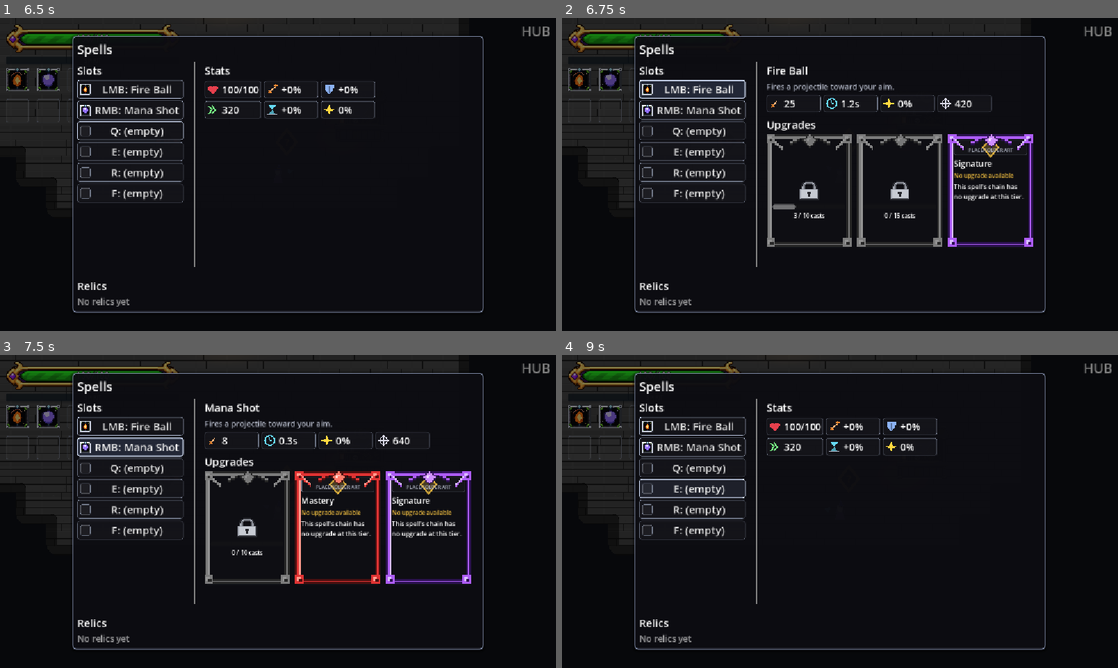
Above: before the commit, frames 1-4 (two rows, left to right).
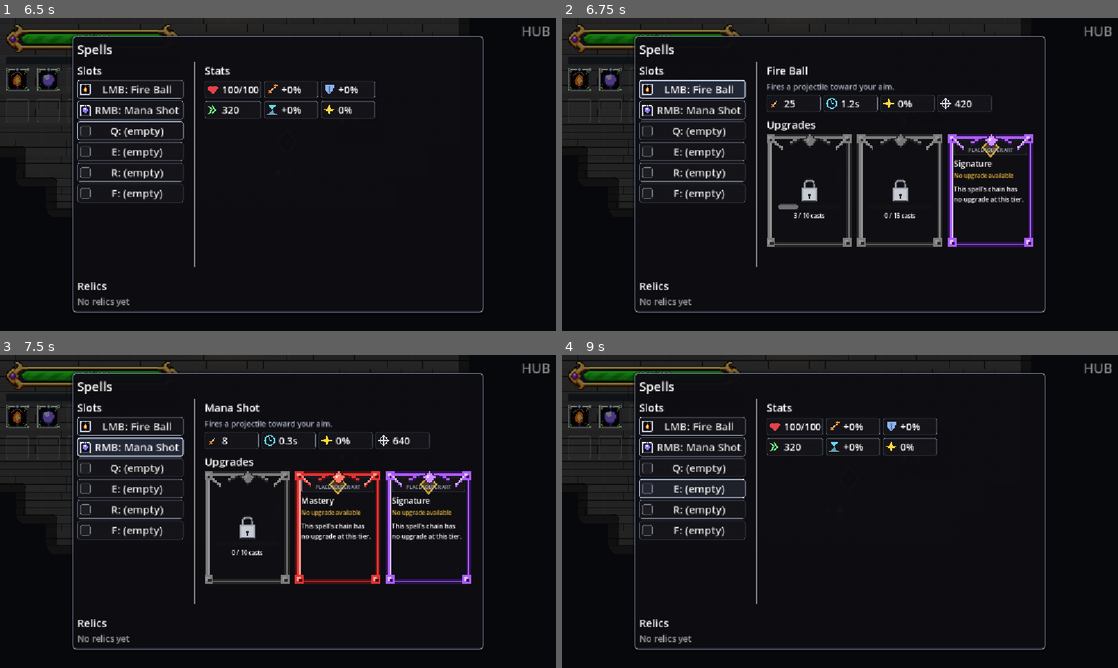
Above: after the commit, the same moments.

Repository: BestestGameStudio/gangU
Game: Godot game, scene res://game/core/main.tscn
Same seed, same stepped clock (60 frames per second), same inputs: the game is played once before the commit and once after it. Sound files missing from this copy of the repository are replaced by a short silence.
Inputs (mouse positions are in pixels of both pictures, inside the frame that each line leads up to):
- Up to frame 1 (6.5 s): tap Enter at 0.5 s; move the mouse to (400, 158) at 0.52 s; hold D (move_right) 0.53-1.25 s; hold Space (cast) 0.53-1.25 s; click (400, 158) at 0.67 s; tap Shift (dash) every 1.5 s from 0.8 to 5.3 s; drag from (166, 190) to (177, 58) at 1.27 s; move the mouse to (333, 105) at 2.02 s; hold D (move_right) 2.03-2.75 s; hold Space (cast) 2.03-2.75 s; drag from (250, 237) to (38, 233) at 2.77 s; move the mouse to (444, 221) at 3.52 s; hold A (move_left) 3.53-4.25 s; hold Tab (equip_panel) 3.53-4.25 s; drag from (111, 127) to (255, 233) at 4.27 s; move the mouse to (305, 174) at 5.02 s; hold S (move_down) 5.03-5.75 s; tap C (use_consumable) at 5.1 s; click (305, 174) at 5.17 s; drag from (194, 96) to (361, 152) at 5.77 s
- Up to frame 2 (6.75 s): click "LMB: Fire Ball" at 6.5 s
- Up to frame 3 (7.5 s): click "RMB: Mana Shot" at 7.25 s
- Up to frame 4 (9 s): click "Q: (empty)" at 8 s; click "E: (empty)" at 8.75 s

Frame 1 is identical in both runs. In frame 2, 0.7% of the frame differs, in the area x 37-84%, y 51-62%; in frame 3, 0.9%, in the area x 42-84%, y 51-60%; in frame 4, nothing differs.

Commit message:
Inset upgrade progress bars and refine lock silhouette

Diff:
--- a/game/ui/upgrade_card.gd
+++ b/game/ui/upgrade_card.gd
@@ -96,7 +96,11 @@
 	progress_bar.custom_minimum_size.y = 10
 	progress_bar.show_percentage = false
 	progress_bar.visible = false
-	_content.add_child(progress_bar)
+	var progress_margin := MarginContainer.new()
+	progress_margin.add_theme_constant_override("margin_left", 12)
+	progress_margin.add_theme_constant_override("margin_right", 12)
+	_content.add_child(progress_margin)
+	progress_margin.add_child(progress_bar)
 	progress_label = Label.new()
 	progress_label.name = "UnlockProgressText"
 	progress_label.horizontal_alignment = HORIZONTAL_ALIGNMENT_CENTER
@@ -116,9 +120,9 @@
 	lock_sign.name = "LockSign"
 	lock_sign.set_anchors_and_offsets_preset(Control.PRESET_CENTER)
 	lock_sign.offset_left = -24
-	lock_sign.offset_top = -24
+	lock_sign.offset_top = -28
 	lock_sign.offset_right = 24
-	lock_sign.offset_bottom = 24
+	lock_sign.offset_bottom = 28
 	lock_sign.visible = false
 	add_child(lock_sign)
 	for child: Control in find_children("*", "Control", true, false):
--- a/tests/ui/test712_upgrade_menu.gd
+++ b/tests/ui/test712_upgrade_menu.gd
@@ -49,6 +49,8 @@
 	var tip: Control = panel._upgrade_cards[0]._make_custom_tooltip("Long upgrade description for hover wrapping")
 	check(tip.get_child(0).autowrap_mode == TextServer.AUTOWRAP_WORD_SMART and tip.get_child(0).custom_minimum_size.x == 288, "upgrade hover text has bounded wrap width")
 	tip.free()
+	check(panel._upgrade_cards.all(func(card): return card.progress_bar.get_global_rect().position.x - card.global_position.x >= 24 and card.get_global_rect().end.x - card.progress_bar.get_global_rect().end.x >= 24), "progress bars inset at least24 pixels from frame")
+	check(UpgradeCard.LOCK_TEXTURE.get_height() > UpgradeCard.LOCK_TEXTURE.get_width(), "SpriteU lock narrower and taller")
 	var plate_size := panel._plate.size
 	panel._on_slot_pressed(2)
 	await tick()
--- a/tools/sprites/specs/upgrade_lock.json
+++ b/tools/sprites/specs/upgrade_lock.json
@@ -1,7 +1,7 @@
 {
   "name": "upgrade-lock",
   "w": 24,
-  "h": 24,
+  "h": 28,
   "palette": {
     "o": "#25262c",
     "s": "#60636b",
@@ -14,26 +14,30 @@
       "rows": [
         "........................",
         "........................",
-        "........oooooooo........",
-        "......oohhhhhhhhoo......",
-        ".....oohhsssssshhoo.....",
-        ".....ohss......ssho.....",
-        "....oohs........shoo....",
-        "....ohhs........shho....",
-        "....ohhs........shho....",
-        "....ohhs........shho....",
-        "...oohhsooooooooshhoo...",
-        "..ohhhhhhhhhhhhhhhhhho..",
-        "..ohllllllllllllllllho..",
-        "..ohllllllllllllllllho..",
-        "..ohlllllloooollllllho..",
-        "..ohlllllloooollllllho..",
-        "..ohllllllloolllllllho..",
-        "..ohllllllloolllllllho..",
-        "..ohllllllloolllllllho..",
-        "..ohllllllllllllllllho..",
-        "..ohssssssssssssssssho..",
-        "..oooooooooooooooooooo..",
+        ".........ooooooo........",
+        ".......oohhhhhhho.......",
+        ".......ohhssssshho......",
+        ".......hss.....sso......",
+        "......ohs.......soo.....",
+        "......ohs.......sho.....",
+        "......ohs.......sho.....",
+        "......ohs.......sho.....",
+        ".....oohsoooooooshoo....",
+        "....ohhhhhhhhhhhhhhho...",
+        "....ohlllllllllllllho...",
+        "....ohlllllllllllllho...",
+        "....ohlllllllllllllho...",
+        "....ohlllllllllllllho...",
+        "....ohlllllllllllllho...",
+        "....ohlllllllllllllho...",
+        "....ohlllllooolllllho...",
+        "....ohlllllooolllllho...",
+        "....ohllllllollllllho...",
+        "....ohllllllollllllho...",
+        "....ohllllllollllllho...",
+        "....ohlllllllllllllho...",
+        "....ohsssssssssssssho...",
+        "....ooooooooooooooooo...",
         "........................",
         "........................"
       ]
Binary file changed: assets/sprites/ui/upgrade-lock.png
Not shown, changed: assets/sprites/ui/SOURCE.md
